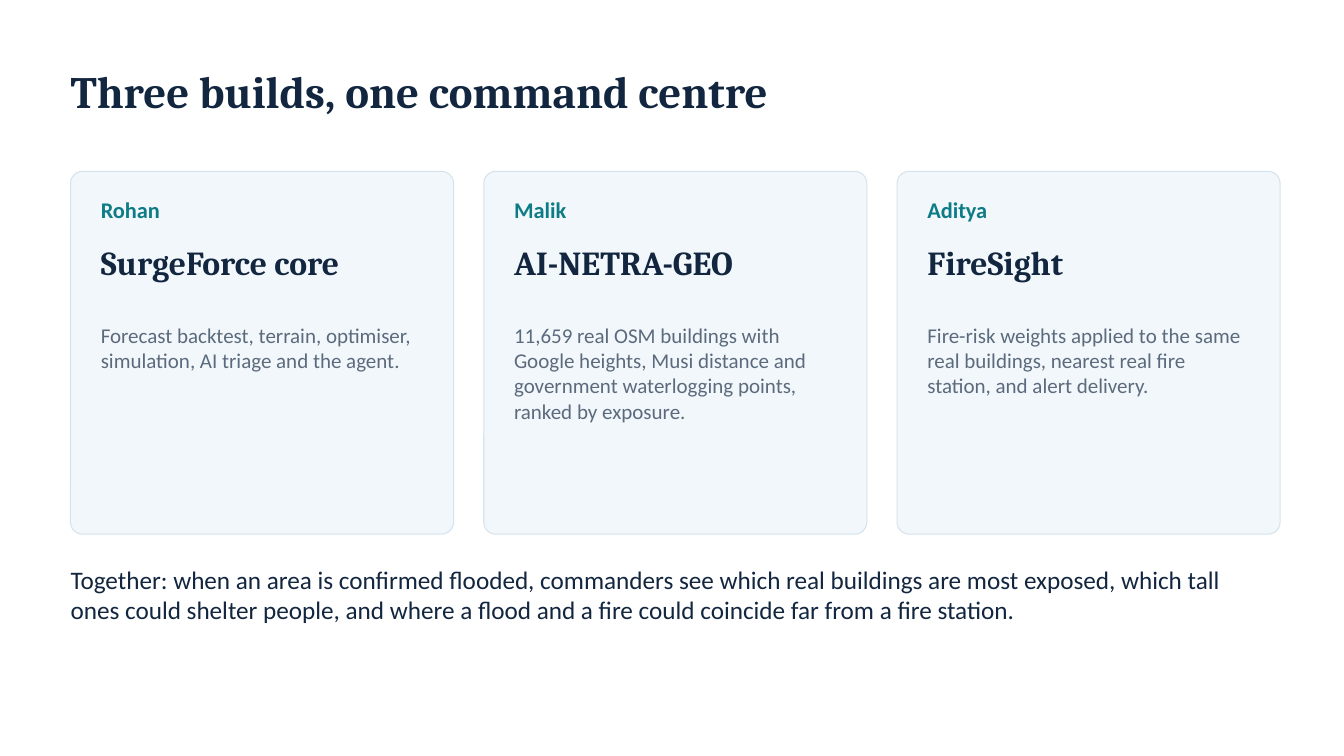
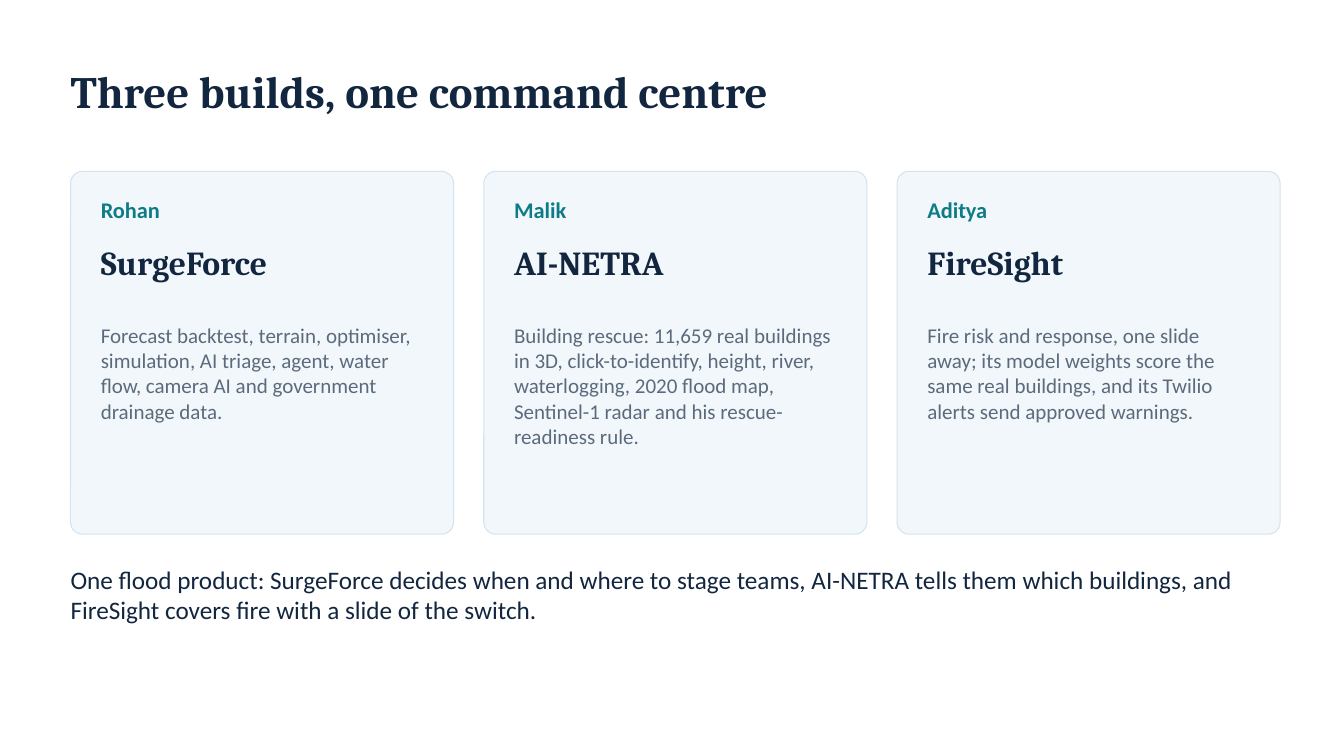
Before and after one commit to Rohanarekatla/CipherCop-2026, a slide deck: slide 7 of submission/CipherCop2026_AI-vengers_Presentation.pptx. Drawn at 1344x756 pixels with LibreOffice and Linux fonts; fonts in the diff are those of the drawing. Boxes give left, top, right and bottom in pixels: in the first picture for what was removed or moved away, otherwise in the second. Text is boxed around its words. In the diff, an @@ line names an element or a change of style, - is before the commit and + after.

Commit message:
Submission: deck with the merged product and screenshots, current dataset links

```diff
--- a/submission/CipherCop2026_AI-vengers_Presentation.pptx
+++ b/submission/CipherCop2026_AI-vengers_Presentation.pptx
@@ text at [101, 252, 267, 283]: text changed @@
-SurgeForce core
+SurgeForce
@@ text at [514, 252, 663, 275]: text changed @@
-AI-NETRA-GEO
+AI-NETRA
@@ text at [101, 328, 411, 423]: text changed @@
-Forecast backtest, terrain, optimiser, simulation, AI triage and the agent.
+Forecast backtest, terrain, optimiser, simulation, AI triage, agent, water flow, camera AI and government drainage data.
@@ text at [514, 328, 831, 444]: text changed @@
-11,659 real OSM buildings with Google heights, Musi distance and government waterlogging points, ranked by exposure.
+Building rescue: 11,659 real buildings in 3D, click-to-identify, height, river, waterlogging, 2020 flood map, Sentinel-1 radar and his rescue-readiness rule.
@@ text at [927, 328, 1214, 423]: text changed @@
-Fire-risk weights applied to the same real buildings, nearest real fire station, and alert delivery.
+Fire risk and response, one slide away; its model weights score the same real buildings, and its Twilio alerts send approved warnings.
@@ text at [71, 571, 1232, 624]: text changed @@
-Together: when an area is confirmed flooded, commanders see which real buildings are most exposed, which tall ones could shelter people, and where a flood and a fire could coincide far from a fire station.
+One flood product: SurgeForce decides when and where to stage teams, AI-NETRA tells them which buildings, and FireSight covers fire with a slide of the switch.
```
Also in this commit, not shown: 3 other slides changed, 2 slides added, 4 other files.
